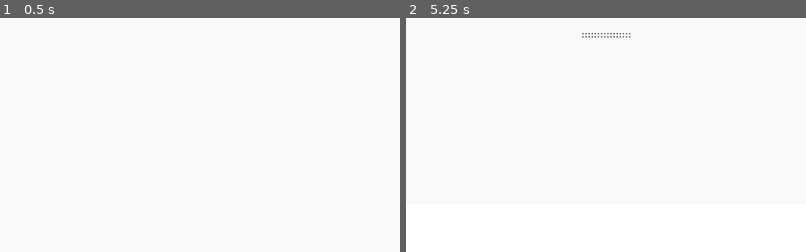
Above: before the commit, frames 1-2 (left to right).
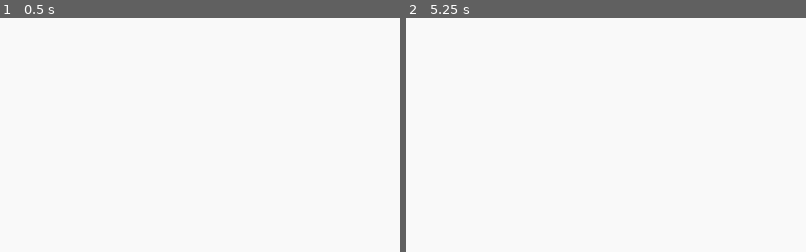
Above: after the commit, the same moments.

Repository: RavenJFelix/Square
Game: Godot game, scene res://gui/intro/intro-menu.tscn
The game is run twice, just before and just after one commit, with the same random seed, the same clock (stepped at 60 frames per second) and the same inputs. This scene is started directly instead of the project's main scene.
Inputs (mouse positions are % of the whole screen's width and height, from its top left):
- Up to frame 1 (0.5 s): no input
- Up to frame 2 (5.25 s): click "Play" (after the commit: "Levels") at 0.5 s; click (50, 2) at 1.25 s, where only the run before the commit has a clickable "Play"; click (50, 2) at 2 s, where only the run before the commit has a clickable "Play"; click (50, 32) at 2.75 s, where only the run before the commit has a clickable "Play"; click (50, 49) at 3.5 s, where only the run before the commit has a clickable "Play"; click (50, 49) at 4.25 s, where only the run before the commit has a clickable "Play"; click (1, 4) at 5 s, where only the run after the commit has a clickable "1"
The pictures show only the part of the screen within x 25-75%, y 0-50%; the shares and areas given below are measured in that part.

Frame 1 is identical in both runs. In frame 2, 0.1% of the frame differs, in the area x 44-57%, y 6-9%.

Commit message:
Have menu load appropriate levels

Diff:
--- a/gui/intro/intro-menu.tscn
+++ b/gui/intro/intro-menu.tscn
@@ -38,10 +38,12 @@
 margin_top = 124.0
 margin_right = 1022.0
 margin_bottom = 236.0
-text = "Play"
+text = "Levels"
+scene = "res://gui/intro/Levelz.tscn"
 
 [node name="Levels" parent="VSplitContainer/Options" instance=ExtResource( 4 )]
-margin_top = 223.96
+margin_top = 242.03
 margin_right = 1022.0
-margin_bottom = 335.96
-text = "Play"
+margin_bottom = 354.03
+text = "Level 0"
+scene = "res://levelz/level_0/level_0.tscn"
